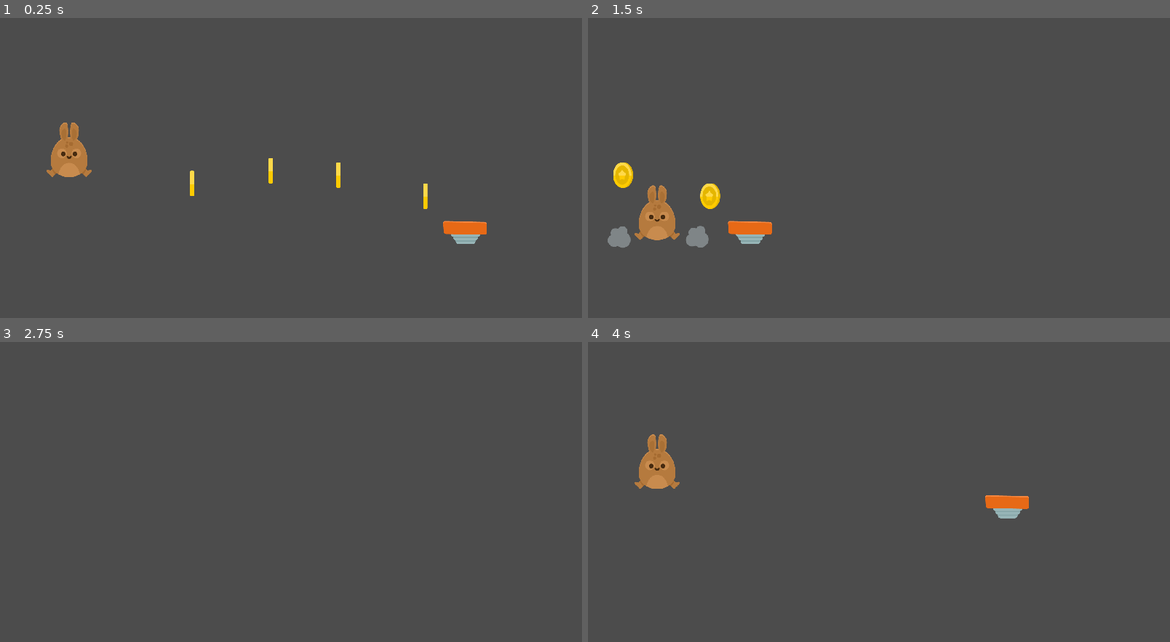
Above: before the commit, frames 1-4 (two rows, left to right).
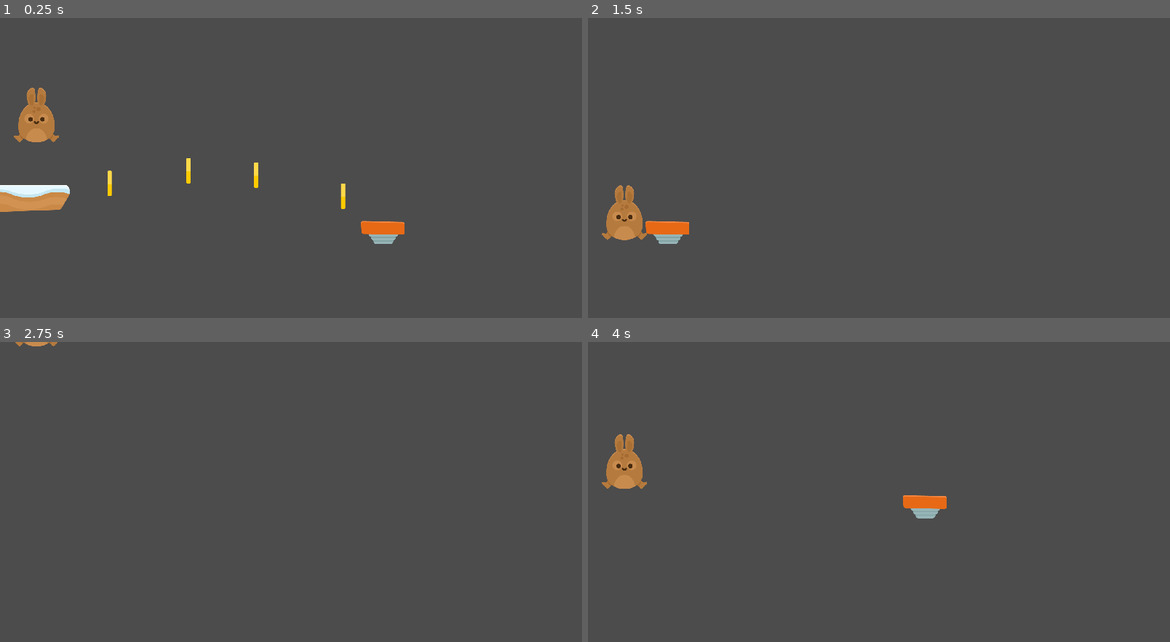
Above: after the commit, the same moments.

Repository: brunoyillli/Coelho-plataforma
Game: Godot game, scene res://scenes/test_area.tscn
Same seed, same stepped clock (60 frames per second), same inputs: the game is played once before the commit and once after it.
Inputs (mouse positions are in pixels of both pictures, inside the frame that each line leads up to):
- Up to frame 1 (0.25 s): no input
- Up to frame 2 (1.5 s): move the mouse to (1007, 165) at 0.52 s; click (1007, 165) at 0.67 s; move the mouse to (762, 198) at 1.27 s; click (762, 198) at 1.42 s
- Up to frame 3 (2.75 s): move the mouse to (349, 435) at 2.02 s; click (349, 435) at 2.17 s
- Up to frame 4 (4 s): tap Enter at 2.75 s; move the mouse to (849, 570) at 2.77 s; click (849, 570) at 2.92 s; move the mouse to (1053, 555) at 3.52 s; click (1053, 555) at 3.67 s

The runs differ from the first frame. In frame 1, 4.1% of the frame differs, in the area x 0-84%, y 23-76%; in frame 2, 3.0%; in frame 3, less than 0.1%; in frame 4, 2.5%.

Commit message:
adicionado plataforma

Diff:
--- /dev/null
+++ b/scenes/platform_big.tscn
@@ -0,0 +1,19 @@
+[gd_scene load_steps=3 format=2]
+
+[ext_resource path="res://sprites/Environment/ground_snow.png" type="Texture" id=1]
+[ext_resource path="res://scripts/platform_big.gd" type="Script" id=2]
+
+[node name="platform_big" type="StaticBody2D"]
+collision_layer = 2
+collision_mask = 0
+script = ExtResource( 2 )
+__meta__ = {
+"_edit_group_": true
+}
+texture = 3
+
+[node name="poly" type="CollisionPolygon2D" parent="."]
+polygon = PoolVector2Array( -162.104, 43.4911, -190.272, -17.2465, -188.511, -39.693, -175.748, -48.0554, 172.833, -46.735, 185.157, -42.7739, 189.118, -33.5312, 190.438, -15.9261, 158.309, 35.5688, -156.382, 47.0121 )
+
+[node name="sprite" type="Sprite" parent="."]
+texture = ExtResource( 1 )
--- a/scenes/player.tscn
+++ b/scenes/player.tscn
@@ -89,7 +89,7 @@
 shape = SubResource( 1 )
 
 [node name="camera" type="Camera2D" parent="."]
-position = Vector2( 731.847, -14.35 )
+position = Vector2( 839.771, 212.29 )
 current = true
 limit_left = 100
 limit_top = 0
--- a/scenes/test_area.tscn
+++ b/scenes/test_area.tscn
@@ -1,8 +1,9 @@
-[gd_scene load_steps=9 format=2]
+[gd_scene load_steps=10 format=2]
 
 [ext_resource path="res://scenes/player.tscn" type="PackedScene" id=1]
 [ext_resource path="res://scenes/coil.tscn" type="PackedScene" id=2]
 [ext_resource path="res://scenes/coin.tscn" type="PackedScene" id=3]
+[ext_resource path="res://scenes/platform_big.tscn" type="PackedScene" id=4]
 
 [sub_resource type="PhysicsMaterial" id=1]
 
@@ -21,7 +22,7 @@
 [node name="test_area" type="Node2D"]
 
 [node name="player" parent="." instance=ExtResource( 1 )]
-position = Vector2( 150.801, 385.054 )
+position = Vector2( 314.298, 270.475 )
 collision_mask = 2
 
 [node name="floor" type="StaticBody2D" parent="."]
@@ -70,3 +71,6 @@
 
 [node name="coin3" parent="." instance=ExtResource( 3 )]
 position = Vector2( 1015.38, 504.903 )
+
+[node name="platform_big" parent="." instance=ExtResource( 4 )]
+position = Vector2( 433.853, 597.897 )
--- /dev/null
+++ b/scripts/platform_big.gd
@@ -0,0 +1,25 @@
+tool
+extends StaticBody2D
+
+var textures = [
+	"res://sprites/Environment/ground_cake.png",
+	"res://sprites/Environment/ground_grass.png",
+	"res://sprites/Environment/ground_sand.png",
+	"res://sprites/Environment/ground_snow.png",
+	"res://sprites/Environment/ground_stone.png",
+	"res://sprites/Environment/ground_wood.png"
+]
+
+export(int , "CAKE" , "GRASS" , "SAND" , "SNOW" , "STONE" , "WOOD") var texture = 0 setget set_texture
+
+
+func _ready():
+	pass
+
+func _draw():
+	$sprite.texture = load(textures[texture])
+
+func set_texture(val):
+	texture = val
+	if is_inside_tree() && Engine.editor_hint:
+		update()
